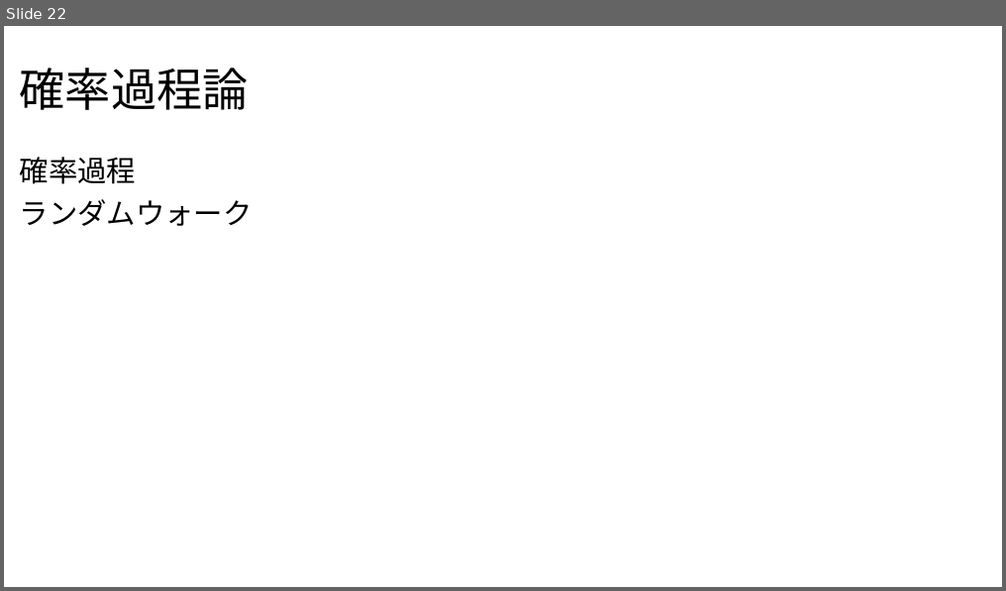
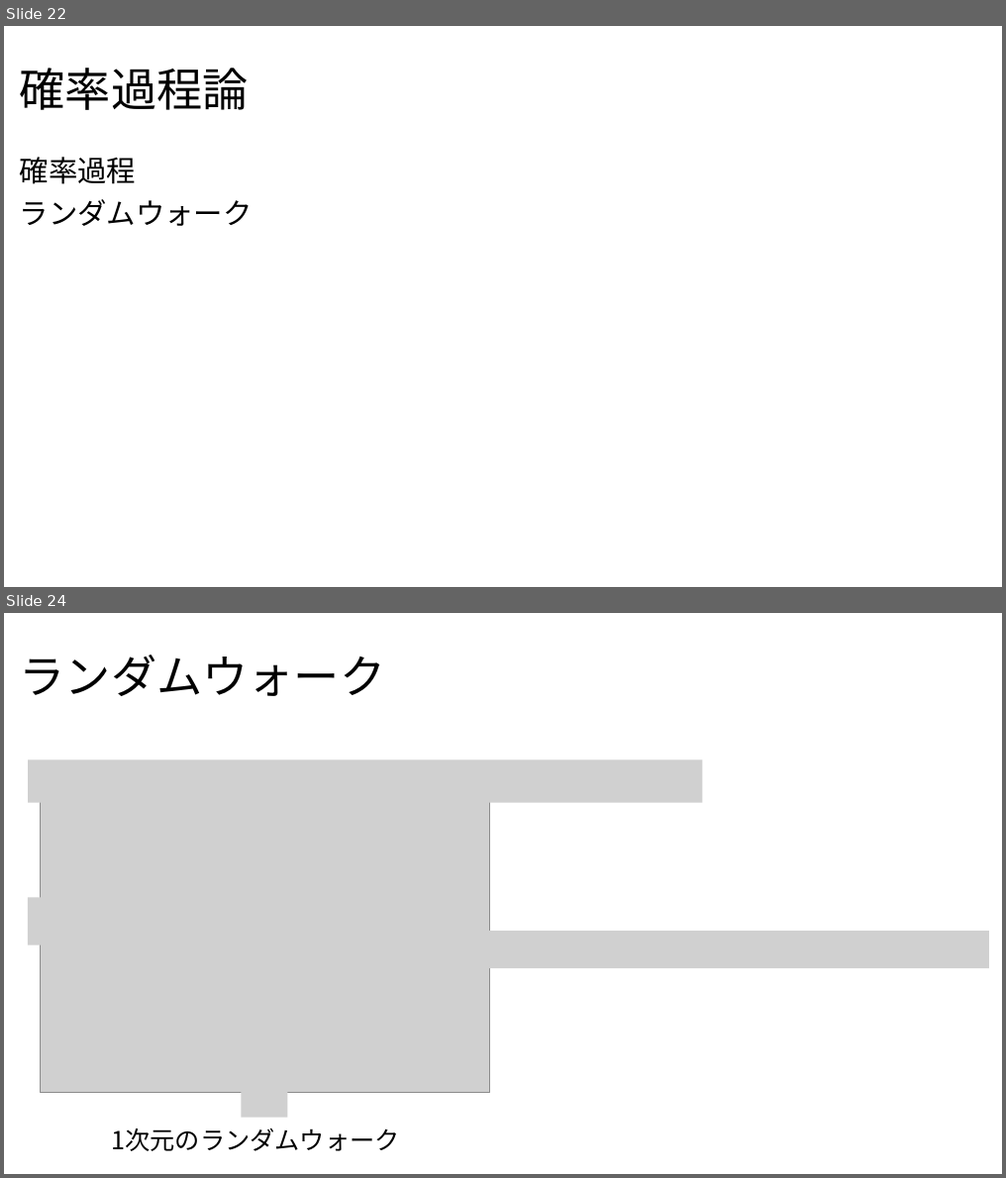
Before and after one commit to Yoshifumi14/stats, a slide deck: statistics2.pptx. Shown one above the other, each under a label of ours: slide 22 before the commit, slides 22 and 24 after it; the slides between them are not shown. The pictures are 1006x591 and 1006x1178 pixels, drawn with LibreOffice and Linux fonts; fonts in the diff are those of the drawing; grey boxes stand for pictures. Boxes give left, top, right and bottom in pixels: in the first picture for what was removed or moved away, otherwise in the second. Text is boxed around its words. In the diff, an @@ line names an element or a change of style, - is before the commit and + after.

```diff
--- a/statistics2.pptx
+++ b/statistics2.pptx
@@ slide 24 added at (4,613,1002,1174), background #FFFFFF @@
@@ title added at (20,655,386,696), 44 pt, text #000000 @@
+ランダムウォーク
@@ picture added at (28,760,703,802) @@
@@ picture added at (40,792,489,1092) @@
@@ picture added at (28,897,70,946) @@
@@ picture added at (474,931,989,968) @@
@@ picture added at (242,1069,288,1118) @@
@@ text added at (112,1129,400,1152), 24 pt, text #000000 @@
+1次元のランダムウォーク
```
Also in this commit, not shown: 3 other slides added, 2 other files.
